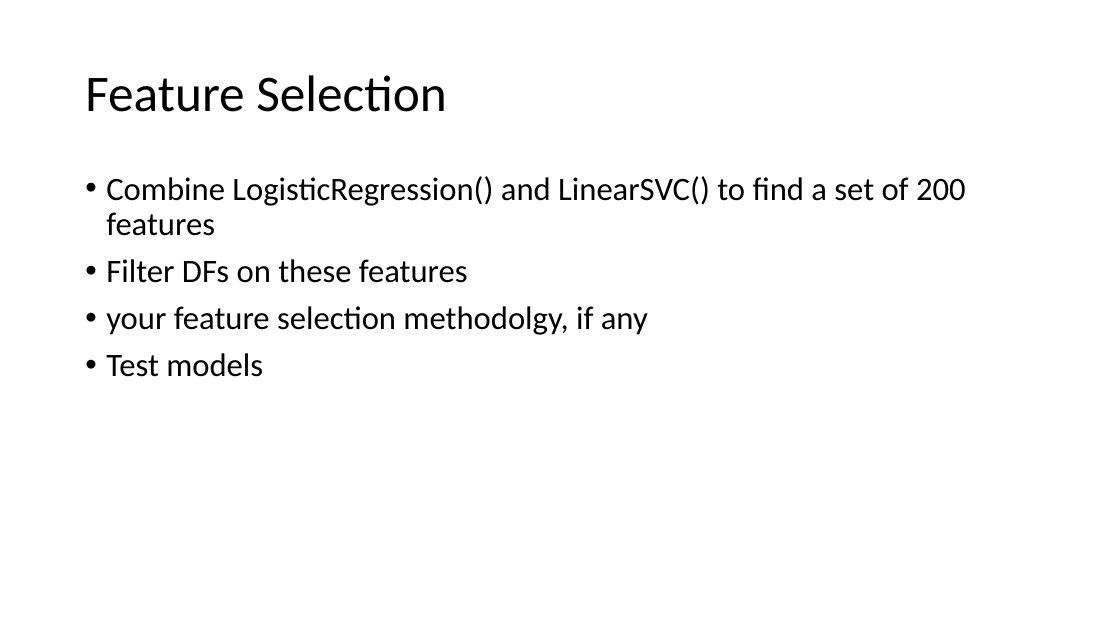
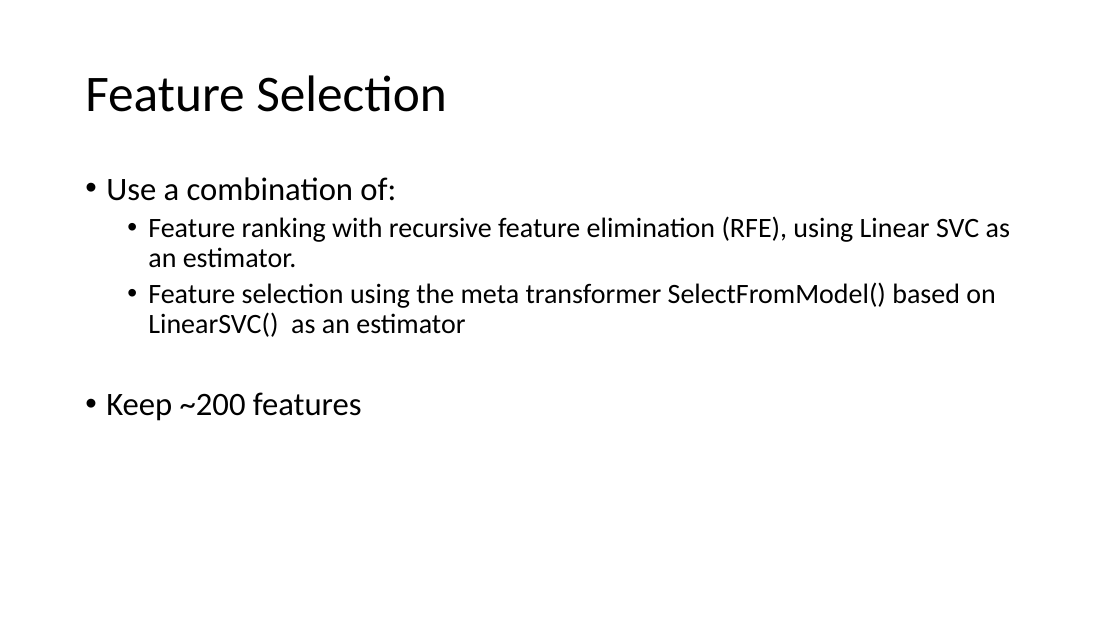
Before and after one commit to JoannaDrx/protein-classification, a slide deck: slide 14 of drugpro-jd.pptx (slide 12 before the commit). Drawn at 1120x630 pixels with LibreOffice and Linux fonts; fonts in the diff are those of the drawing. Boxes give left, top, right and bottom in pixels: in the first picture for what was removed or moved away, otherwise in the second. Text is boxed around its words. In the diff, an @@ line names an element or a change of style, - is before the commit and + after.

```diff
--- a/drugpro-jd.pptx
+++ b/drugpro-jd.pptx
@@ text at (106, 177, 1010, 421): text changed; size 28 to 24 pt @@
-• Combine LogisticRegression() and LinearSVC() to find a set of 200 features
-• Filter DFs on these features
-• your feature selection methodolgy, if any
-• Test models
+• Use a combination of:
+  • Feature ranking with recursive feature elimination (RFE), using Linear SVC as an estimator.
+  • Feature selection using the meta transformer SelectFromModel() based on LinearSVC() as an estimator
+• Keep ~200 features
```
Also in this commit, not shown: 6 other slides changed, 5 slides added, 5 slides removed, 25 other files.
